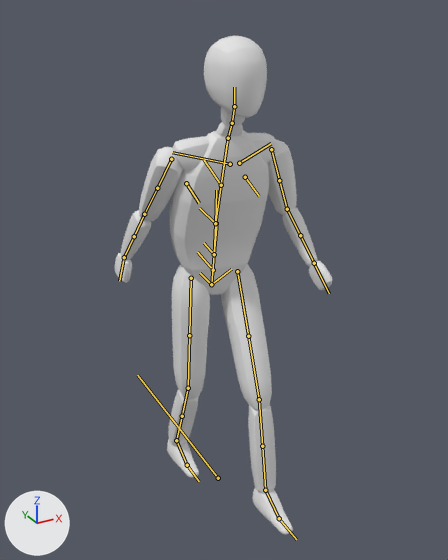
Renders of the glTF model Models/LowPolyHuman.glb from each side of a commit.
The view is the same before and after, from a 50 mm camera at (-1.08, -2.494, 2.014) aimed at (0.011, -0.51, 1.022). The axes (+X, +Y, +Z) are drawn at lower left. The lights are the same throughout. Both versions are drawn at frame 11 of the action 'WalkForward-loop'; the numbers are the values there. The bones that bend it are drawn over the model as lines.

The first picture shows 'Body'.
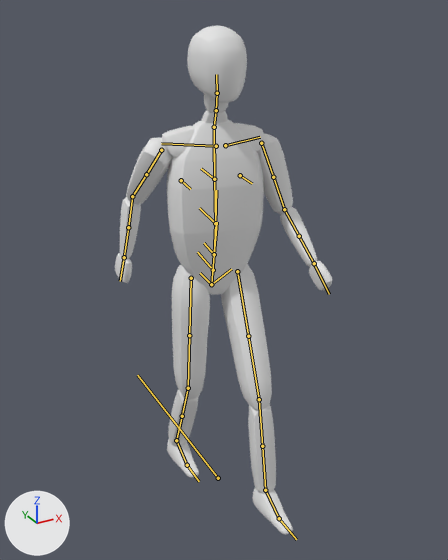
Location of each change, [x1, y1, x2, y2] in pixels of the pictures (448 x 560 px):
'Body', posed
    before: [115, 36, 332, 535]
    after: [115, 25, 332, 535]
bone 'DEF-spine.002', root to tip
    before: (215, 223) to (221, 185)
    after: (215, 223) to (214, 179)
bone 'DEF-spine.004', root to tip
    before: (228, 138) to (232, 123)
    after: (214, 127) to (216, 110)
bone 'DEF-spine.006', root to tip
    before: (234, 106) to (234, 87)
    after: (217, 93) to (216, 74)
bone 'spine_fk.002', root to tip
    before: (215, 223) to (221, 185)
    after: (215, 223) to (214, 179)
bone 'DEF-upper_arm.R', root to tip
    before: (171, 159) to (157, 188)
    after: (161, 150) to (146, 174)
bone 'DEF-upper_arm.R.001', root to tip
    before: (157, 188) to (144, 214)
    after: (146, 174) to (132, 196)
bone 'DEF-forearm.R', root to tip
    before: (144, 214) to (134, 236)
    after: (132, 196) to (128, 227)
bone 'DEF-hand.R', root to tip
    before: (124, 257) to (119, 281)
    after: (124, 257) to (120, 281)
bone 'DEF-upper_arm.L', root to tip
    before: (271, 149) to (279, 180)
    after: (261, 143) to (273, 177)
bone 'DEF-forearm.L', root to tip
    before: (287, 209) to (300, 235)
    after: (284, 209) to (299, 236)

Edits to the bpy script that builds the scene:
```text
Change bone_def_spine_002:
    where bone_def_spine_002 = bpy.data.objects['rig'].pose.bones['DEF-spine.002']  # child of 'DEF-spine.001'
    bone_def_spine_002.rotation_quaternion: (0.985, 0.173, 0.022, -0.011) -> (1.0, 0.0, 0.0, 0.0)  # degrees (20, 3, -1) -> degrees (0, 0, 0)
Change bone_def_spine_004:
    where bone_def_spine_004 = bpy.data.objects['rig'].pose.bones['DEF-spine.004']  # child of 'DEF-spine.003'
    bone_def_spine_004.rotation_quaternion: (0.996, -0.087, -0.018, 0.012) -> (1.0, 0.0, 0.0, 0.0)  # degrees (-10, -2, 2) -> degrees (0, 0, 0)
Change bone_def_spine_006:
    where bone_def_spine_006 = bpy.data.objects['rig'].pose.bones['DEF-spine.006']  # child of 'DEF-spine.005'
    bone_def_spine_006.rotation_quaternion: (0.996, -0.086, 0.023, -0.015) -> (0.999, 0.001, 0.044, -0.008)  # degrees (-10, 3, -2) -> degrees (0, 5, -1)
Change bone_spine_fk_002:
    where bone_spine_fk_002 = bpy.data.objects['rig'].pose.bones['spine_fk.002']  # child of 'MCH-spine.002'
    bone_spine_fk_002.rotation_quaternion: (0.984, 0.173, 0.043, -0.008) -> (1.0, 0.0, 0.0, 0.0)  # degrees (20, 5, 0) -> degrees (0, 0, 0)
Change bone_def_upper_arm_r:
    where bone_def_upper_arm_r = bpy.data.objects['rig'].pose.bones['DEF-upper_arm.R']  # child of 'ORG-shoulder.R'
    bone_def_upper_arm_r.rotation_quaternion: (0.913, 0.034, 0.0, 0.407) -> (0.929, -0.179, 0.0, 0.324)  # degrees (4, -2, 48) -> degrees (-20, 7, 37)
    bone_def_upper_arm_r.scale: (0.98, 1.03, 0.98) -> (1.0, 0.99, 1.0)
Change bone_def_upper_arm_r_001:
    where bone_def_upper_arm_r_001 = bpy.data.objects['rig'].pose.bones['DEF-upper_arm.R.001']  # child of 'DEF-upper_arm.R'
    bone_def_upper_arm_r_001.rotation_quaternion: (0.998, 0.0, -0.07, 0.0) -> (0.995, 0.0, -0.099, 0.0)  # degrees (0, -8, 0) -> degrees (0, -11, 0)
Change bone_def_forearm_r:
    where bone_def_forearm_r = bpy.data.objects['rig'].pose.bones['DEF-forearm.R']  # child of 'DEF-upper_arm.R.001'
    bone_def_forearm_r.rotation_quaternion: (0.981, -0.181, -0.068, 0.013) -> (0.987, 0.124, -0.091, 0.05)  # degrees (-21, -7, 3) -> degrees (14, -11, 4)
Change bone_def_hand_r:
    where bone_def_hand_r = bpy.data.objects['rig'].pose.bones['DEF-hand.R']  # child of 'DEF-forearm.R.001'
    bone_def_hand_r.rotation_quaternion: (0.99, 0.142, -0.009, -0.02) -> (0.992, -0.113, -0.042, 0.041)  # degrees (16, -1, -2) -> degrees (-13, -4, 5)
    bone_def_hand_r.scale: (1.02, 0.97, 1.01) -> (1.0, 1.01, 1.0)
Change bone_def_upper_arm_l:
    where bone_def_upper_arm_l = bpy.data.objects['rig'].pose.bones['DEF-upper_arm.L']  # child of 'ORG-shoulder.L'
    bone_def_upper_arm_l.rotation_quaternion: (0.928, 0.23, 0.0, -0.293) -> (0.927, 0.197, 0.0, -0.318)  # degrees (25, 8, -33) -> degrees (22, 7, -36)
    bone_def_upper_arm_l.scale: (1.01, 0.98, 1.01) -> (1.0, 0.99, 1.0)
Change bone_def_forearm_l:
    where bone_def_forearm_l = bpy.data.objects['rig'].pose.bones['DEF-forearm.L']  # child of 'DEF-upper_arm.L.001'
    bone_def_forearm_l.rotation_quaternion: (0.934, 0.356, -0.024, 0.022) -> (0.976, 0.217, -0.017, 0.011)  # degrees (42, -3, 1) -> degrees (25, -2, 1)
    bone_def_forearm_l.scale: (1.0, 0.98, 1.02) -> (1.0, 0.99, 1.01)
```
